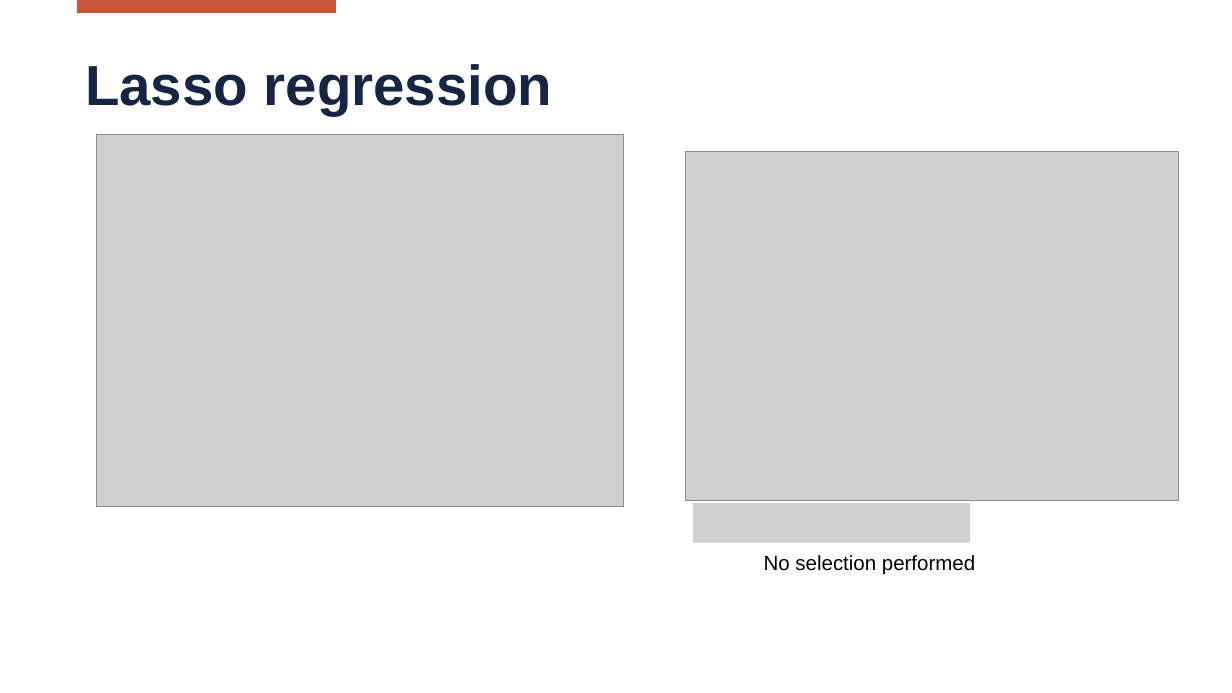
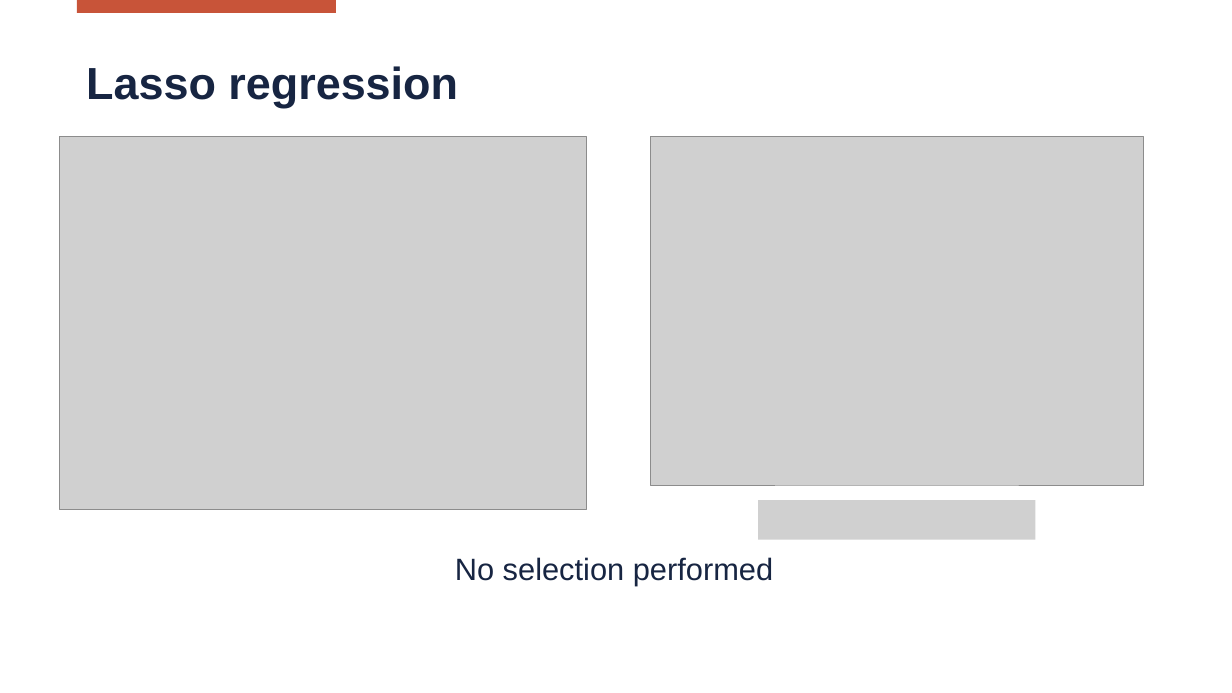
Before and after one commit to Matteo-Locatelli/SL_Project_2223, a slide deck: slide 23 of reports/Presentation.pptx. Drawn at 1232x693 pixels with LibreOffice and Linux fonts; fonts in the diff are those of the drawing; grey boxes stand for pictures; background and template pictures are left out. Boxes give left, top, right and bottom in pixels: in the first picture for what was removed or moved away, otherwise in the second. Text is boxed around its words. In the diff, an @@ line names an element or a change of style, - is before the commit and + after.

```diff
--- a/reports/Presentation.pptx
+++ b/reports/Presentation.pptx
@@ title "Lasso regression" at (x1=86, y1=66, x2=458, y2=107): size 44 to 35 pt @@
@@ picture moved from (x1=97, y1=134, x2=624, y2=506) to (x1=59, y1=137, x2=586, y2=509) @@
@@ picture moved from (x1=686, y1=152, x2=1178, y2=500) to (x1=651, y1=137, x2=1143, y2=485) @@
@@ picture moved from (x1=693, y1=504, x2=970, y2=543) to (x1=759, y1=500, x2=1036, y2=540) @@
@@ text "No selection performed" moved from (x1=764, y1=555, x2=975, y2=575) to (x1=455, y1=557, x2=773, y2=586) @@
@@ text "No selection performed" at (x1=455, y1=557, x2=773, y2=586): size 16 to 24 pt, text colour #000000 to #172542 @@
```
Also in this commit, not shown: 33 other slides changed.
